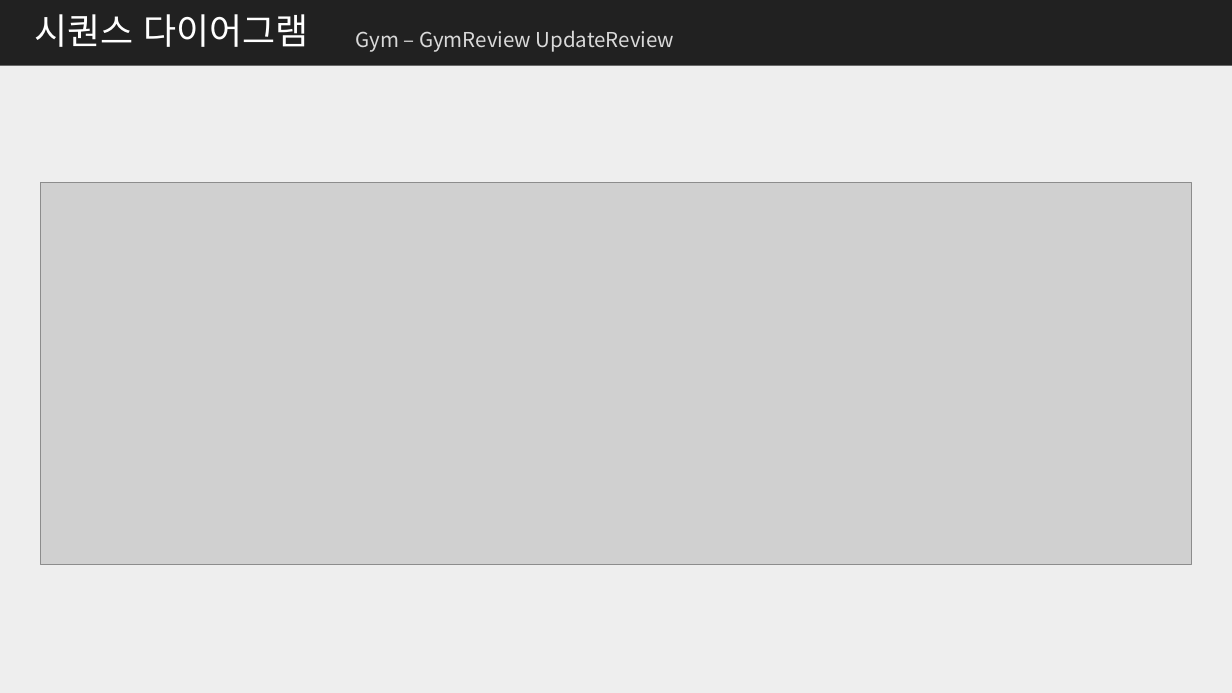
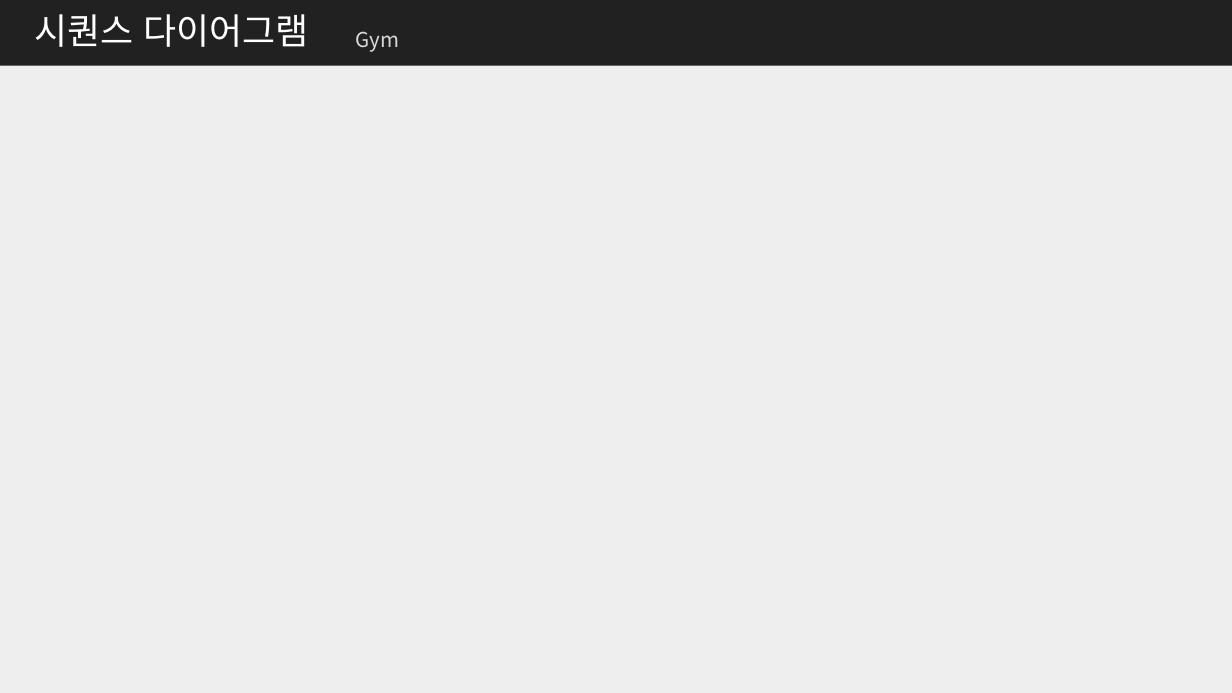
Before and after one commit to me0768/KHFinalProject, a slide deck: slide 24 of 보고서/클래스설계서_Final_Project.pptx (slide 29 before the commit). Drawn at 1232x693 pixels with LibreOffice and Linux fonts; fonts in the diff are those of the drawing; grey boxes stand for pictures. Boxes give left, top, right and bottom in pixels: in the first picture for what was removed or moved away, otherwise in the second. Text is boxed around its words. In the diff, an @@ line names an element or a change of style, - is before the commit and + after.

```diff
--- a/보고서/클래스설계서_Final_Project.pptx
+++ b/보고서/클래스설계서_Final_Project.pptx
@@ text at (355,31,399,52): text changed @@
-Gym – GymReview UpdateReview
+Gym
@@ picture removed at (41,182,1191,565) @@
```
Also in this commit, not shown: 14 other slides changed, 6 slides removed, 16 other files.
